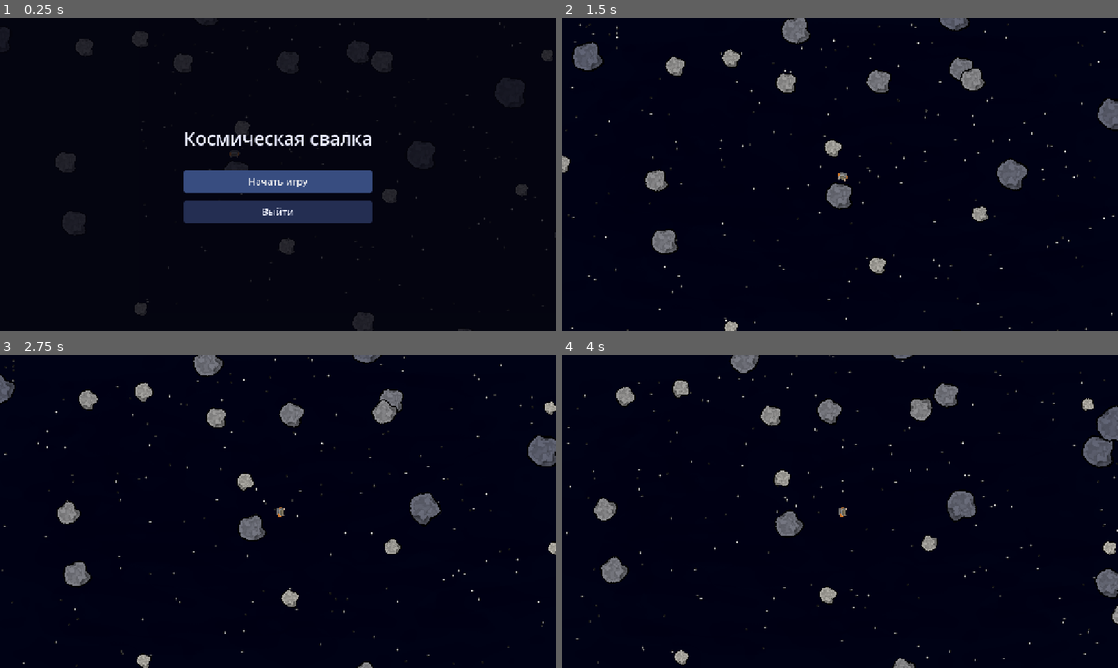
Above: before the commit, frames 1-4 (two rows, left to right).
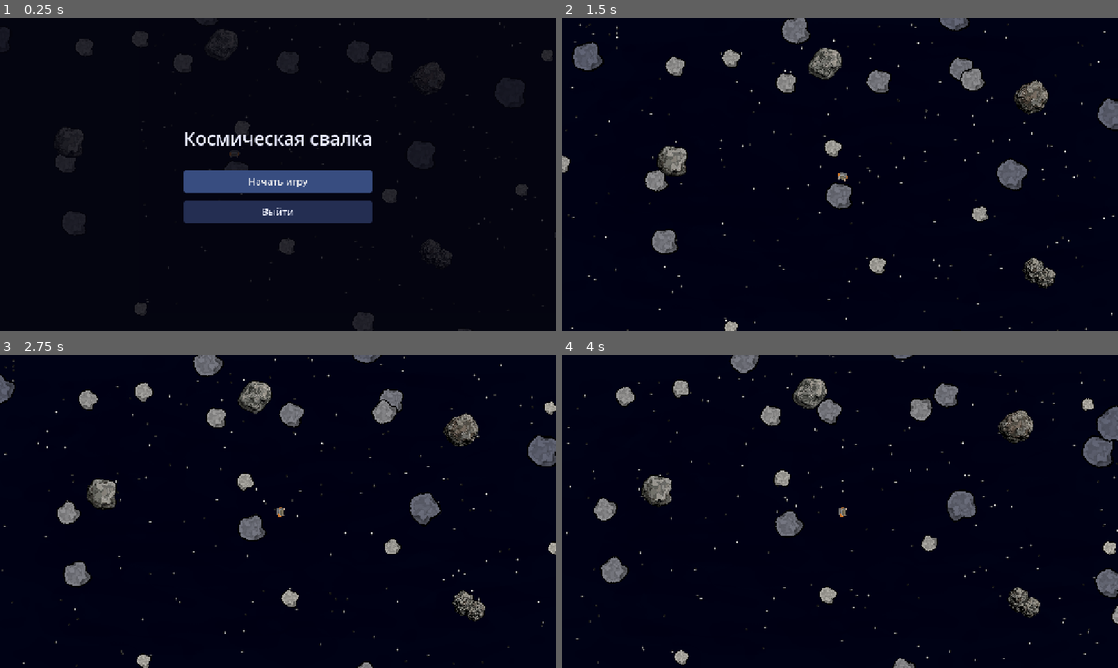
Above: after the commit, the same moments.

Repository: xOnelinx/-space_scrapheap
Game: Godot game, scene res://scenes/main.tscn
Two runs of this game, one before a commit and one after it. Both use one fixed random seed, a clock stepped at 60 frames per second and the inputs below.
Inputs (mouse positions are in pixels of both pictures, inside the frame that each line leads up to):
- Up to frame 1 (0.25 s): no input
- Up to frame 2 (1.5 s): click "Начать игру" at 0.5 s; move the mouse to (962, 158) at 1.27 s; hold D from 1.28 s (still down); click (962, 158) at 1.42 s
- Up to frame 3 (2.75 s): move the mouse to (166, 527) at 2.02 s; release D at 2.03 s; hold S from 2.03 s (still down)
- Up to frame 4 (4 s): move the mouse to (895, 442) at 2.77 s; release S at 2.78 s; hold D 2.78-3.53 s; move the mouse to (812, 574) at 3.52 s; hold W from 3.53 s (still down); click (812, 574) at 3.67 s

The runs differ from the first frame. In frame 1, 0.6% of the frame differs, in the area x 10-82%, y 3-80%; in frame 2, 1.5%; in frame 3, 1.5%, in the area x 15-88%, y 8-86%; in frame 4, 1.5%.

Commit message:
добавил метеориты с коллизией по силуэту

Diff:
--- /dev/null
+++ b/godot/scenes/asteroids/asteroid_01.tscn
@@ -0,0 +1,8 @@
+[gd_scene format=3]
+
+[ext_resource type="PackedScene" path="res://scenes/space_rock.tscn" id="1_rock"]
+[ext_resource type="Texture2D" path="res://assets/asteroids/asteroid_01.png" id="2_tex"]
+
+[node name="Asteroid01" instance=ExtResource("1_rock")]
+scale = Vector2(0.2315, 0.2315)
+shape_texture = ExtResource("2_tex")
--- /dev/null
+++ b/godot/scenes/asteroids/asteroid_02.tscn
@@ -0,0 +1,8 @@
+[gd_scene format=3]
+
+[ext_resource type="PackedScene" path="res://scenes/space_rock.tscn" id="1_rock"]
+[ext_resource type="Texture2D" path="res://assets/asteroids/asteroid_02.png" id="2_tex"]
+
+[node name="Asteroid02" instance=ExtResource("1_rock")]
+scale = Vector2(0.1901, 0.1901)
+shape_texture = ExtResource("2_tex")
--- /dev/null
+++ b/godot/scenes/asteroids/asteroid_03.tscn
@@ -0,0 +1,8 @@
+[gd_scene format=3]
+
+[ext_resource type="PackedScene" path="res://scenes/space_rock.tscn" id="1_rock"]
+[ext_resource type="Texture2D" path="res://assets/asteroids/asteroid_03.png" id="2_tex"]
+
+[node name="Asteroid03" instance=ExtResource("1_rock")]
+scale = Vector2(0.1965, 0.1965)
+shape_texture = ExtResource("2_tex")
--- /dev/null
+++ b/godot/scenes/asteroids/asteroid_04.tscn
@@ -0,0 +1,8 @@
+[gd_scene format=3]
+
+[ext_resource type="PackedScene" path="res://scenes/space_rock.tscn" id="1_rock"]
+[ext_resource type="Texture2D" path="res://assets/asteroids/asteroid_04.png" id="2_tex"]
+
+[node name="Asteroid04" instance=ExtResource("1_rock")]
+scale = Vector2(0.2023, 0.2023)
+shape_texture = ExtResource("2_tex")
--- /dev/null
+++ b/godot/scenes/asteroids/asteroid_05.tscn
@@ -0,0 +1,8 @@
+[gd_scene format=3]
+
+[ext_resource type="PackedScene" path="res://scenes/space_rock.tscn" id="1_rock"]
+[ext_resource type="Texture2D" path="res://assets/asteroids/asteroid_05.png" id="2_tex"]
+
+[node name="Asteroid05" instance=ExtResource("1_rock")]
+scale = Vector2(0.2301, 0.2301)
+shape_texture = ExtResource("2_tex")
--- a/godot/scenes/main.tscn
+++ b/godot/scenes/main.tscn
@@ -18,6 +18,11 @@
 [ext_resource type="Texture2D" uid="uid://bo3piexnxyreh" path="res://assets/hulls/auto_assault_02.png" id="15_auto02"]
 [ext_resource type="Texture2D" uid="uid://babcl4yyl16rt" path="res://assets/hulls/auto_assault_03.png" id="16_auto03"]
 [ext_resource type="Texture2D" uid="uid://4styiwchytwu" path="res://assets/hulls/auto_assault_04.png" id="17_auto04"]
+[ext_resource type="PackedScene" path="res://scenes/asteroids/asteroid_01.tscn" id="19_met01"]
+[ext_resource type="PackedScene" path="res://scenes/asteroids/asteroid_02.tscn" id="20_met02"]
+[ext_resource type="PackedScene" path="res://scenes/asteroids/asteroid_03.tscn" id="21_met03"]
+[ext_resource type="PackedScene" path="res://scenes/asteroids/asteroid_04.tscn" id="22_met04"]
+[ext_resource type="PackedScene" path="res://scenes/asteroids/asteroid_05.tscn" id="23_met05"]
 
 [sub_resource type="CircleShape2D" id="CircleShape2D_wanderer"]
 radius = 12.0
@@ -2523,6 +2528,26 @@
 drift_velocity = Vector2(32, 8.411)
 hull_texture = ExtResource("16_auto03")
 
+[node name="Meteor01" parent="Bodies" unique_id=1936471895 instance=ExtResource("19_met01")]
+position = Vector2(-162, 326)
+drift_velocity = Vector2(32, 0)
+
+[node name="Meteor02" parent="Bodies" unique_id=415747175 instance=ExtResource("20_met02")]
+position = Vector2(341, 818)
+drift_velocity = Vector2(32, 0)
+
+[node name="Meteor03" parent="Bodies" unique_id=765478300 instance=ExtResource("21_met03")]
+position = Vector2(665, 179)
+drift_velocity = Vector2(32, 0)
+
+[node name="Meteor04" parent="Bodies" unique_id=832963793 instance=ExtResource("22_met04")]
+position = Vector2(683, 583)
+drift_velocity = Vector2(32, 0)
+
+[node name="Meteor05" parent="Bodies" unique_id=211231550 instance=ExtResource("23_met05")]
+position = Vector2(191, 102)
+drift_velocity = Vector2(32, 0)
+
 [node name="Wanderer" type="CharacterBody2D" parent="." unique_id=1717412150]
 z_index = 20
 position = Vector2(320, 400)
--- a/godot/scripts/dock.gd
+++ b/godot/scripts/dock.gd
@@ -4,22 +4,28 @@
 ## Посадка скитальца на круг астероида или на железо корпуса.
 
 var docked := false
+## Внутри корпуса: тот же follow, но это не кромка и не прыжок в пустоту.
+var inside := false
 var body: Node2D = null
 var local := Vector2.ZERO
 var radius := 0.0
 var angle := 0.0
 var normal_local := Vector2.UP
 var hull_face := 0.0
+## Длина вдоль внешнего обвода силуэта.
+var along := 0.0
 
 
 func clear() -> void:
 	docked = false
+	inside = false
 	body = null
 	local = Vector2.ZERO
 	radius = 0.0
 	angle = 0.0
 	normal_local = Vector2.UP
 	hull_face = 0.0
+	along = 0.0
 
 
 func rock() -> SpaceRock:
@@ -33,6 +39,11 @@
 
 func has_outline() -> bool:
 	return has_hull() and rock().outline != null
+
+
+func has_shape() -> bool:
+	var stood := rock()
+	return stood != null and stood.shaped and stood.outline != null
 
 
 func outward() -> Vector2:
--- a/godot/scripts/hull_outline.gd
+++ b/godot/scripts/hull_outline.gd
@@ -9,6 +9,8 @@
 var normals := PackedVector2Array()
 var cum := PackedFloat32Array()
 var length := 0.0
+## Периметр железа. По нему идут вокруг астероида, не по stance.
+var rim := 0.0
 var bound_radius := 0.0
 var mass_radius := 0.0
 var clearance_local := 0.0
@@ -31,19 +33,34 @@
 
 
 static func from_texture(texture: Texture2D, body_scale: float, world_clearance: float) -> HullOutline:
+	return from_points(local_points_from_texture(texture, 3.2), body_scale, world_clearance)
+
+
+static func from_points(local_points: PackedVector2Array, body_scale: float, world_clearance: float) -> HullOutline:
+	if local_points.size() < 3 or _abs_area(local_points) < 8.0:
+		return null
+	var outline := HullOutline.new()
+	outline.points = local_points
+	outline.clearance_local = world_clearance / maxf(absf(body_scale), 0.001)
+	outline._measure()
+	outline._build_stance()
+	return outline
+
+
+static func local_points_from_texture(texture: Texture2D, epsilon: float) -> PackedVector2Array:
 	if texture == null:
-		return null
+		return PackedVector2Array()
 	var image := texture.get_image()
 	if image == null:
-		return null
+		return PackedVector2Array()
 	if image.is_compressed():
 		image.decompress()
 	var bitmap := BitMap.new()
 	bitmap.create_from_image_alpha(image, 0.2)
 	var rect := Rect2i(Vector2i.ZERO, image.get_size())
-	var polys: Array = bitmap.opaque_to_polygons(rect, 3.2)
+	var polys: Array = bitmap.opaque_to_polygons(rect, epsilon)
 	if polys.is_empty():
-		return null
+		return PackedVector2Array()
 	var best: PackedVector2Array = polys[0]
 	var best_area := _abs_area(best)
 	for poly in polys:
@@ -52,18 +69,13 @@
 			best = poly
 			best_area = area
 	if best.size() < 3 or best_area < 8.0:
-		return null
+		return PackedVector2Array()
 	var center := Vector2(image.get_size()) * 0.5
 	var local := PackedVector2Array()
 	local.resize(best.size())
 	for i in best.size():
 		local[i] = best[i] - center
-	var outline := HullOutline.new()
-	outline.points = local
-	outline.clearance_local = world_clearance / maxf(absf(body_scale), 0.001)
-	outline._measure()
-	outline._build_stance()
-	return outline
+	return local
 
 
 func pose_at(along: float) -> Pose:
@@ -188,12 +200,140 @@
 	return best_s
 
 
+func closest_rim(local_point: Vector2) -> float:
+	var best_d := INF
+	var best_s := 0.0
+	var acc := 0.0
+	var n := points.size()
+	for i in n:
+		var a: Vector2 = points[i]
+		var b: Vector2 = points[(i + 1) % n]
+		var span := a.distance_to(b)
+		if span < 0.0001:
+			continue
+		var hit := _closest(local_point, a, b)
+		if hit.dist_sq < best_d:
+			best_d = hit.dist_sq
+			best_s = acc + span * hit.t
+		acc += span
+	return best_s
+
+
+func rim_pose(along: float) -> Pose:
+	var n := points.size()
+	if n < 2 or rim <= 0.001:
+		return _pose(Vector2.ZERO, Vector2.UP)
+	along = fposmod(along, rim)
+	var acc := 0.0
+	var turn := _signed_area()
+	for i in n:
+		var a: Vector2 = points[i]
+		var b: Vector2 = points[(i + 1) % n]
+		var span := a.distance_to(b)
+		var last := i == n - 1
+		if not last and acc + span < along:
+			acc += span
+			continue
+		var t := 0.0 if span < 0.0001 else clampf((along - acc) / span, 0.0, 1.0)
+		var point := a.lerp(b, t)
+		var normal := _smooth_outward(along, turn)
+		if Geometry2D.is_point_in_polygon(point + normal * 1.5, points):
+			normal = -normal
+		return _pose(_outside(point, normal), normal)
+	return _pose(points[0], Vector2.UP)
+
+
+func _smooth_outward(along: float, turn: float) -> Vector2:
+	## Пиксельная лесенка контура даёт нормаль то вбок, то наружу. Усредняем соседние рёбра.
+	var window := clampf(clearance_local * 0.5, 22.0, 52.0)
+	var base := _edge_normal_at(along, turn)
+	var sum := base
+	var samples := 7
+	for i in samples:
+		var offset := lerpf(-window, window, float(i) / float(samples - 1))
+		var sample := _edge_normal_at(along + offset, turn)
+		if sample.dot(base) < 0.0:
+			sample = -sample
+		sum += sample
+	if sum.length_squared() < 0.0001:
+		return base
+	return sum.normalized()
+
+
+func _edge_normal_at(along: float, turn: float) -> Vector2:
+	var n := points.size()
+	if n < 2 or rim <= 0.001:
+		return Vector2.UP
+	along = fposmod(along, rim)
+	var acc := 0.0
+	for i in n:
+		var a: Vector2 = points[i]
+		var b: Vector2 = points[(i + 1) % n]
+		var span := a.distance_to(b)
+		if span < 0.0001:
+			continue
+		if acc + span < along and i < n - 1:
+			acc += span
+			continue
+		return _edge_outward(a, b, turn)
+	return Vector2.UP
+
+
+func _outside(origin: Vector2, normal: Vector2) -> Vector2:
+	## Шаг в пиксель: зазор подошвы на мелком силуэте уже, чем крупный шаг _place.
+	var best := _march_out(origin, normal)
+	if _stands_clear(best):
+		return best
+	var away := origin
+	var n := points.size()
+	if n > 0:
+		var center := Vector2.ZERO
+		for vertex in points:
+			center += vertex
+		center /= float(n)
+		away = origin - center
+	if away.length_squared() < 0.01:
+		away = normal
+	return _march_out(origin, away.normalized())
+
+
+func _march_out(origin: Vector2, normal: Vector2) -> Vector2:
+	var best := origin
+	var limit := int(ceil(clearance_local))
+	for dist in range(1, limit + 1):
+		var candidate := origin + normal * float(dist)
+		if Geometry2D.is_point_in_polygon(candidate, points):
+			break
+		best = candidate
+	if _stands_clear(best):
+		return best
+	var nudge := origin + normal * 1.5
+	if not Geometry2D.is_point_in_polygon(nudge, points):
+		return nudge
+	return best
+
+
+func _stands_clear(point: Vector2) -> bool:
+	if Geometry2D.is_point_in_polygon(point, points):
+		return false
+	var gap: float = nearest_rim(point).distance
+	return gap >= 0.75
+
+
+func loop_is_clockwise() -> bool:
+	return _signed_area() > 0.0
+
+
 func _measure() -> void:
 	bound_radius = 0.0
 	for vertex in points:
 		bound_radius = maxf(bound_radius, vertex.length())
 	var area := absf(_signed_area())
 	mass_radius = sqrt(maxf(area, 1.0) / PI)
+	rim = 0.0
+	var n := points.size()
+	for i in n:
+		rim += points[i].distance_to(points[(i + 1) % n])
 
 
 func _signed_area() -> float:
--- a/godot/scripts/space_rock.gd
+++ b/godot/scripts/space_rock.gd
@@ -20,9 +20,15 @@
 	set(value):
 		hull_texture = value
 		_show_hull_texture()
+## Крупный метеорит: спрайт и коллизия по его силуэту, не круг.
+@export var shape_texture: Texture2D:
+	set(value):
+		shape_texture = value
+		_apply_shape()
 
 var depth := 0
 var hull := false
+var shaped := false
 var outline: HullOutline
 
 
@@ -30,16 +36,21 @@
 	if Engine.is_editor_hint():
 		set_physics_process(false)
 	_show_hull_texture()
+	_apply_shape()
 
 
 func _ready() -> void:
 	if Engine.is_editor_hint():
 		_show_hull_texture()
+		_apply_shape()
 		return
 	add_to_group("space_rocks")
 	if hull_texture != null:
 		hull = true
 		_show_hull_texture()
+	_apply_shape()
+	if shaped:
+		_make_shape_outline()
 	_assign_ambient_spin()
 	if hull:
 		_make_hull()
@@ -65,7 +76,8 @@
 
 func _assign_ambient_spin() -> void:
 	## Стартовая скала не крутится: иначе скитальца унесёт по ободу сразу.
-	if name == "StaticNear" or spin != 0.0:
+	## Крупный силуэт тоже: обод длинный, даже тихий спин сносит с ног.
+	if name == "StaticNear" or spin != 0.0 or shaped:
 		return
 	var steps := (absi(hash(name)) % 9) - 4
 	spin = float(steps) * 0.12
@@ -118,7 +130,7 @@
 	if sprite == null:
 		return
 	var depth_t := float(depth) / float(DEPTH_COUNT - 1)
-	if hull:
+	if hull or shaped:
 		## Контур уже в пикселях спрайта. Дополнительный масштаб разъедется с коллизией.
 		sprite.scale = Vector2.ONE
 		var shade := lerpf(0.86, 1.0, depth_t)
@@ -139,6 +151,68 @@
 
 func uniform_scale() -> float:
 	return maxf(maxf(absf(global_scale.x), absf(global_scale.y)), 0.001)
+
+
+func ray_hit(origin: Vector2, dir: Vector2) -> float:
+	if not shaped or outline == null or outline.points.size() < 3:
+		return INF
+	var best := INF
+	var pts := outline.points
+	var n := pts.size()
+	for i in n:
+		var a := to_global(pts[i])
+		var b := to_global(pts[(i + 1) % n])
+		var t := _ray_segment(origin, dir, a, b)
+		if t >= 0.0 and t < best:
+			best = t
+	return best
+
+
+func _apply_shape() -> void:
+	if shape_texture == null:
+		return
+	var sprite := get_node_or_null("Sprite") as Sprite2D
+	if sprite == null:
+		return
+	sprite.texture = shape_texture
+	sprite.scale = Vector2.ONE
+	var points := HullOutline.local_points_from_texture(shape_texture, 2.0)
+	if points.size() < 3:
+		shaped = false
+		return
+	var poly := get_node_or_null("Silhouette") as CollisionPolygon2D
+	if poly == null:
+		poly = CollisionPolygon2D.new()
+		poly.name = "Silhouette"
+		add_child(poly)
+	poly.polygon = points
+	var circle := get_node_or_null("CollisionShape2D") as CollisionShape2D
+	if circle != null:
+		circle.disabled = true
+	shaped = true
+
+
+func _make_shape_outline() -> void:
+	var poly := get_node_or_null("Silhouette") as CollisionPolygon2D
+	if poly == null or poly.polygon.size() < 3:
+		shaped = false
+		return
+	outline = HullOutline.from_points(poly.polygon, uniform_scale(), BOOT_CLEARANCE)
+	if outline == null:
+		shaped = false
+
+
+static func _ray_segment(origin: Vector2, dir: Vector2, a: Vector2, b: Vector2) -> float:
+	var edge := b - a
+	var denom := dir.x * edge.y - dir.y * edge.x
+	if absf(denom) < 0.000001:
+		return INF
+	var diff := a - origin
+	var t := (diff.x * edge.y - diff.y * edge.x) / denom
+	var u := (diff.x * dir.y - diff.y * dir.x) / denom
+	if t >= 0.0 and u >= 0.0 and u <= 1.0:
+		return t
+	return INF
 
 
 func _make_hull() -> void:
@@ -186,6 +260,15 @@
 	return penetration * mass_other / (mass_self + mass_other)
 
 
+## Доля желаемой относительной скорости, которая остаётся у того, кто толкает.
+## Встречный импульс тела = -desired * mass_actor * share.
+static func push_share(mass_actor: float, mass_other: float) -> float:
+	var sum := mass_actor + mass_other
+	if sum <= 0.0:
+		return 0.0
+	return mass_other / sum
+
+
 static func normal_impulse(approach: float, inv_sum: float, restitution: float) -> float:
 	return (1.0 + restitution) * approach / inv_sum
 
Binary file added: godot/assets/asteroids/asteroid_01.png
Not shown, added: godot/assets/asteroids/asteroid_01.png.import
Binary file added: godot/assets/asteroids/asteroid_02.png
Not shown, added: godot/assets/asteroids/asteroid_02.png.import
Binary file added: godot/assets/asteroids/asteroid_03.png
Not shown, added: godot/assets/asteroids/asteroid_03.png.import
Binary file added: godot/assets/asteroids/asteroid_04.png
Not shown, added: godot/assets/asteroids/asteroid_04.png.import
Binary file added: godot/assets/asteroids/asteroid_05.png
Not shown, added: godot/assets/asteroids/asteroid_05.png.import
